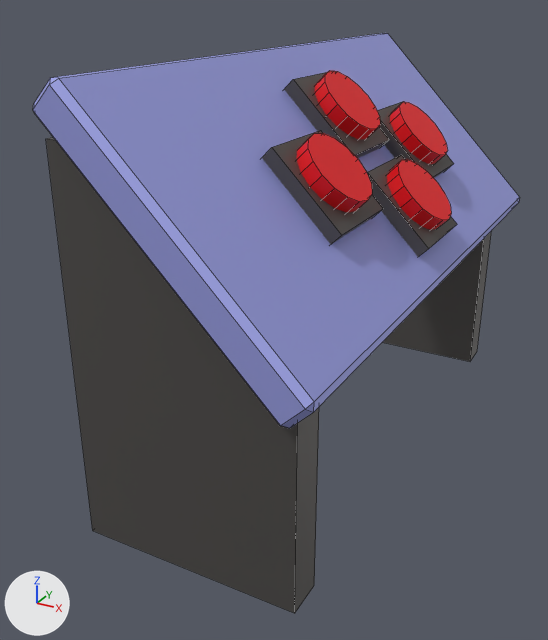
A saved change to the Blender file models/blend/Console.blend.
Rendered twice from a 50 mm camera at (1.93, -3.85, 2.53) aimed at (0.0, -0.34, 0.77). The lights are fixed; the arrows at lower left show +X, +Y and +Z. The picture after the commit comes second. Mesh edges are drawn as thin lines.
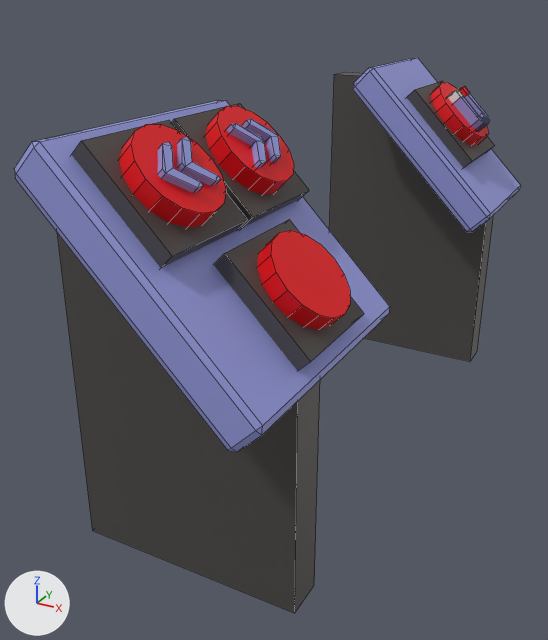
Commit message: Console Update

What differs and where, as boxes [x1, y1, x2, y2] in the pictures (548 x 640 px):
'Cube', moved, rescaled (65% narrower, 56% shorter)
    before: [33, 33, 520, 428]
    after: [353, 58, 521, 232]
'Cube.007', added (blue)
    after: [14, 100, 390, 452]
'Cube.006', moved
    before: [262, 130, 383, 244]
    after: [71, 120, 248, 268]
'Cylinder.003', moved
    before: [297, 133, 372, 212]
    after: [119, 124, 226, 227]
'Cylinder', moved
    before: [387, 160, 451, 230]
    after: [257, 230, 350, 330]
'Cube.004', moved
    before: [367, 155, 457, 257]
    after: [213, 220, 364, 371]
'Cylinder.001', moved
    before: [315, 70, 380, 139]
    after: [206, 106, 294, 194]
'Cube.003', moved
    before: [284, 72, 389, 158]
    after: [171, 103, 309, 228]
'Cylinder.002', moved, rescaled
    before: [390, 102, 448, 164]
    after: [431, 82, 488, 145]
'Cube.005', moved, rescaled
    before: [377, 101, 454, 178]
    after: [406, 81, 495, 168]
'Plane.002', added
    after: [158, 142, 203, 193]
'Plane.003', added
    after: [177, 137, 221, 186]
'Plane.001', added
    after: [226, 123, 267, 168]
'Plane.004', added
    after: [453, 93, 490, 130]
'Plane', added
    after: [242, 119, 281, 163]
'Cube.008', added
    after: [447, 89, 464, 103]
'Cube.009', added
    after: [459, 86, 470, 97]
'Cube.002', unchanged, uncovered by the edit
    before: [383, 232, 491, 362]
    after: [329, 72, 493, 362]

What changed in the scene script:
```text
Change ob_cube:
    ob_cube.location: (0.145, 0.0, 1.765) -> (0.242, 1.427, 1.668)
    ob_cube.scale: (1.0, 1.0, 1.0) -> (0.8, 0.26, 1.0)
Change ob_cylinder:
    ob_cylinder.location: (0.656, 0.0, 1.477) -> (0.676, -1.39, 1.458)
Change ob_cylinder_001:
    ob_cylinder_001.location: (0.225, 0.0, 1.909) -> (0.27, -1.098, 1.864)
Change ob_cylinder_002:
    ob_cylinder_002.location: (0.44, 0.571, 1.693) -> (0.44, 1.417, 1.693)
    ob_cylinder_002.scale: (1.0, 1.0, 1.0) -> (1.2, 1.2, 1.0)
Change ob_cylinder_003:
    ob_cylinder_003.location: (0.44, -0.619, 1.693) -> (0.268, -1.64, 1.865)
Change ob_cube_003:
    ob_cube_003.location: (0.186, 0.005, 1.863) -> (0.23, -1.094, 1.82)
Change ob_cube_004:
    ob_cube_004.location: (0.617, 0.005, 1.433) -> (0.636, -1.385, 1.413)
Change ob_cube_005:
    ob_cube_005.location: (0.406, 0.582, 1.644) -> (0.406, 1.428, 1.644)
    ob_cube_005.scale: (1.0, 1.0, 1.0) -> (1.2, 1.2, 1.0)
Change ob_cube_006:
    ob_cube_006.location: (0.406, -0.617, 1.644) -> (0.23, -1.63, 1.82)
Add ob_cube_009:
    ob_cube_009 = bpy.data.objects.new('Cube.009', me_cube_009)  # a box spanning x -0.05..0.05, y -0.05..0.05, z -0.05..0.05; in mat_material_004 (red #ff0119)
    ob_cube_009.location = (0.455, 1.488, 1.848)
    ob_cube_009.rotation_euler = (0.0, 0.785, 0.0)  # degrees (0, 45, 0)
    ob_cube_009.scale = (0.62, 0.72, 1.0)
Add ob_cube_008:
    ob_cube_008 = bpy.data.objects.new('Cube.008', me_cube_008)  # a box spanning x -0.05..0.05, y -0.05..0.05, z -0.05..0.05; in mat_material_003 (white #e7e7e7)
    ob_cube_008.location = (0.455, 1.327, 1.848)
    ob_cube_008.rotation_euler = (0.0, 0.785, 0.0)  # degrees (0, 45, 0)
    ob_cube_008.scale = (0.62, 0.62, 1.0)
Add ob_plane_004:
    ob_plane_004 = bpy.data.objects.new('Plane.004', me_plane_004)  # 44 vertices, 42 faces; spans x -0.98..1.03, y -0.72..0.78, z 0.0..0.35; in mat_material (blue #9fa4e7)
    ob_plane_004.location = (0.5, 1.405, 1.723)
    ob_plane_004.rotation_euler = (0.0, 0.785, 0.0)  # degrees (0, 45, 0)
    ob_plane_004.scale = (0.15, 0.15, 0.3)
Add ob_plane_003:
    ob_plane_003 = bpy.data.objects.new('Plane.003', me_plane_003)  # 18 vertices, 19 faces; spans x -1.0..1.0, y -1.0..0.32, z 0.0..0.15; in mat_material (blue #9fa4e7)
    ob_plane_003.location = (0.363, -1.624, 1.953)
    ob_plane_003.rotation_euler = (3.142, 0.785, 0.0)  # degrees (180, 45, 0)
    ob_plane_003.scale = (0.1, 0.1, 0.4)
Add ob_plane_002:
    ob_plane_002 = bpy.data.objects.new('Plane.002', me_plane_003.copy())
    ob_plane_002.location = (0.363, -1.74, 1.953)
    ob_plane_002.rotation_euler = (3.142, 0.785, 0.0)  # degrees (180, 45, 0)
    ob_plane_002.scale = (0.1, 0.1, 0.4)
Add ob_plane_001:
    ob_plane_001 = bpy.data.objects.new('Plane.001', me_plane_003.copy())
    ob_plane_001.location = (0.322, -1.125, 1.911)
    ob_plane_001.rotation_euler = (0.0, 0.785, 0.0)  # degrees (0, 45, 0)
    ob_plane_001.scale = (0.1, 0.1, 0.4)
Add ob_plane:
    ob_plane = bpy.data.objects.new('Plane', me_plane_003.copy())
    ob_plane.location = (0.322, -1.004, 1.911)
    ob_plane.rotation_euler = (0.0, 0.785, 0.0)  # degrees (0, 45, 0)
    ob_plane.scale = (0.1, 0.1, 0.4)
Add ob_cube_007:
    ob_cube_007 = bpy.data.objects.new('Cube.007', me_cube.copy())  # the mesh of ob_cube; modifiers BEVEL
    ob_cube_007.location = (0.236, -1.381, 1.674)
    ob_cube_007.rotation_euler = (0.0, 0.785, 0.0)  # degrees (0, 45, 0)
    ob_cube_007.scale = (0.8, 0.35, 1.0)
```
